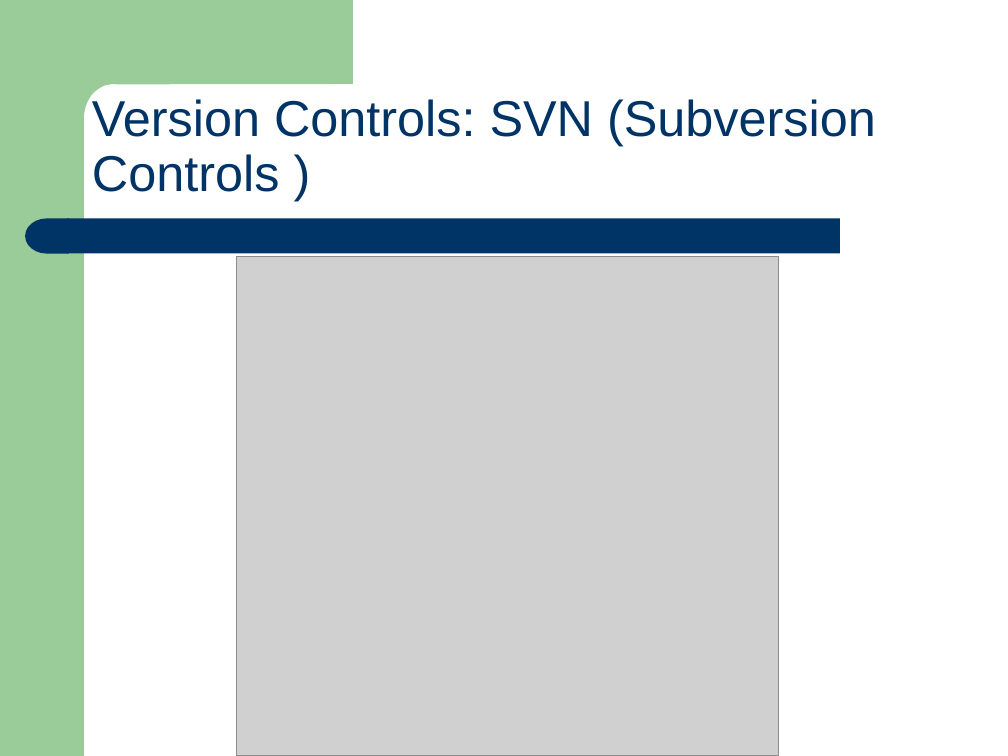
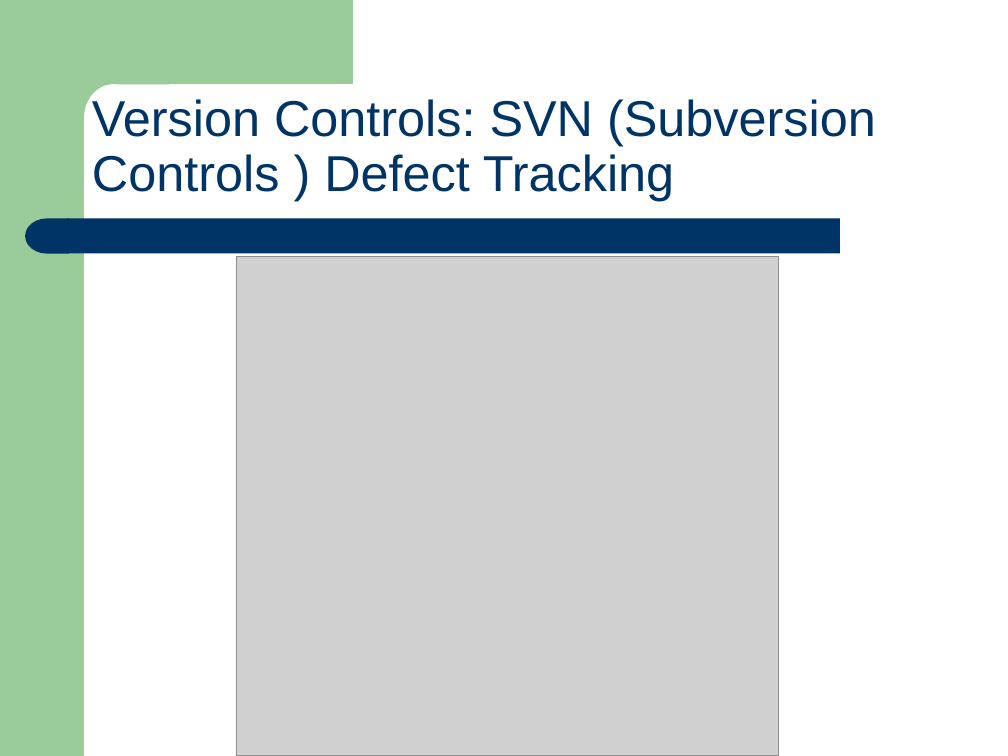
Before and after one commit to eseawind/simple-mrp, a slide deck: slide 13 of simple-mrp-doc/Simple_MRP_Present_V1.3_Final.ppt. Drawn at 1008x756 pixels with LibreOffice and Linux fonts; fonts in the diff are those of the drawing; grey boxes stand for pictures. Boxes give left, top, right and bottom in pixels: in the first picture for what was removed or moved away, otherwise in the second. Text is boxed around its words. In the diff, an @@ line names an element or a change of style, - is before the commit and + after.

```diff
--- a/simple-mrp-doc/Simple_MRP_Present_V1.3_Final.ppt
+++ b/simple-mrp-doc/Simple_MRP_Present_V1.3_Final.ppt
@@ text at box(92, 99, 876, 200): text changed @@
-Version Controls: SVN (Subversion Controls )
+Version Controls: SVN (Subversion Controls ) Defect Tracking
```
Also in this commit, not shown: 5 other slides changed, 4 other files.
